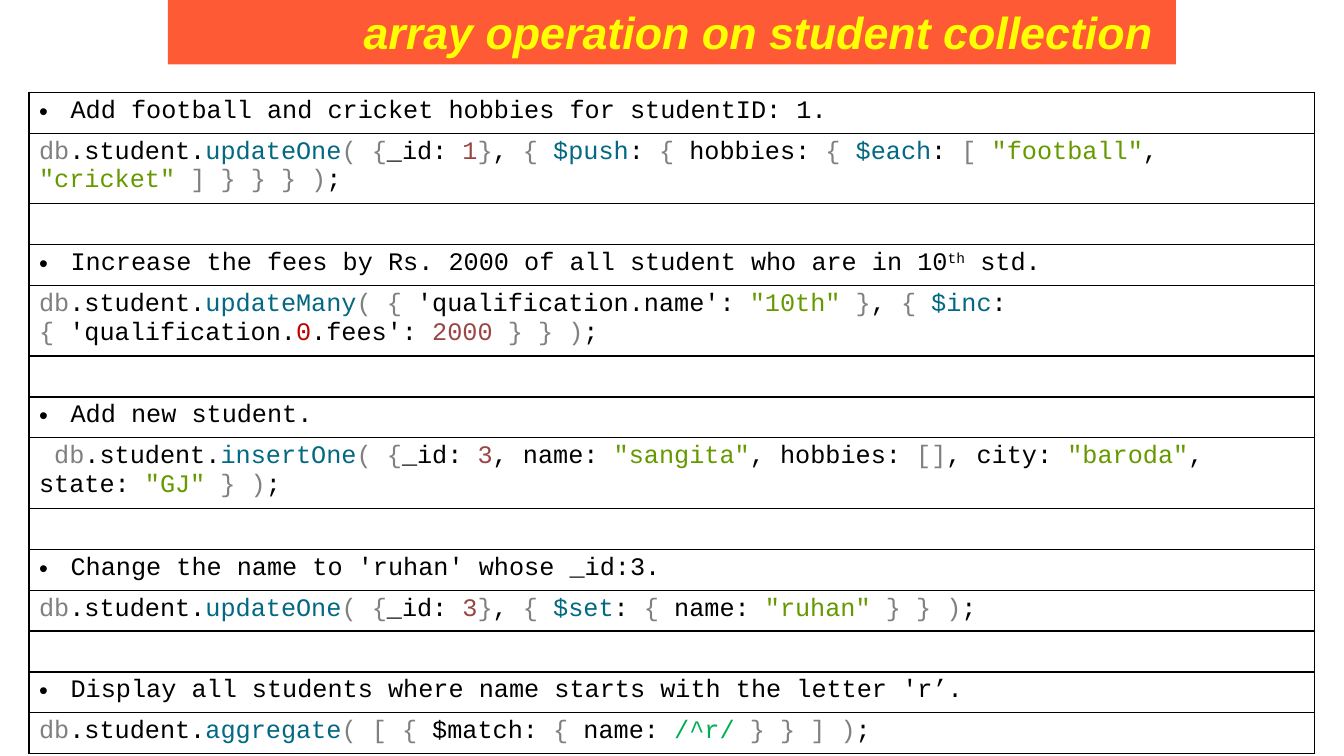
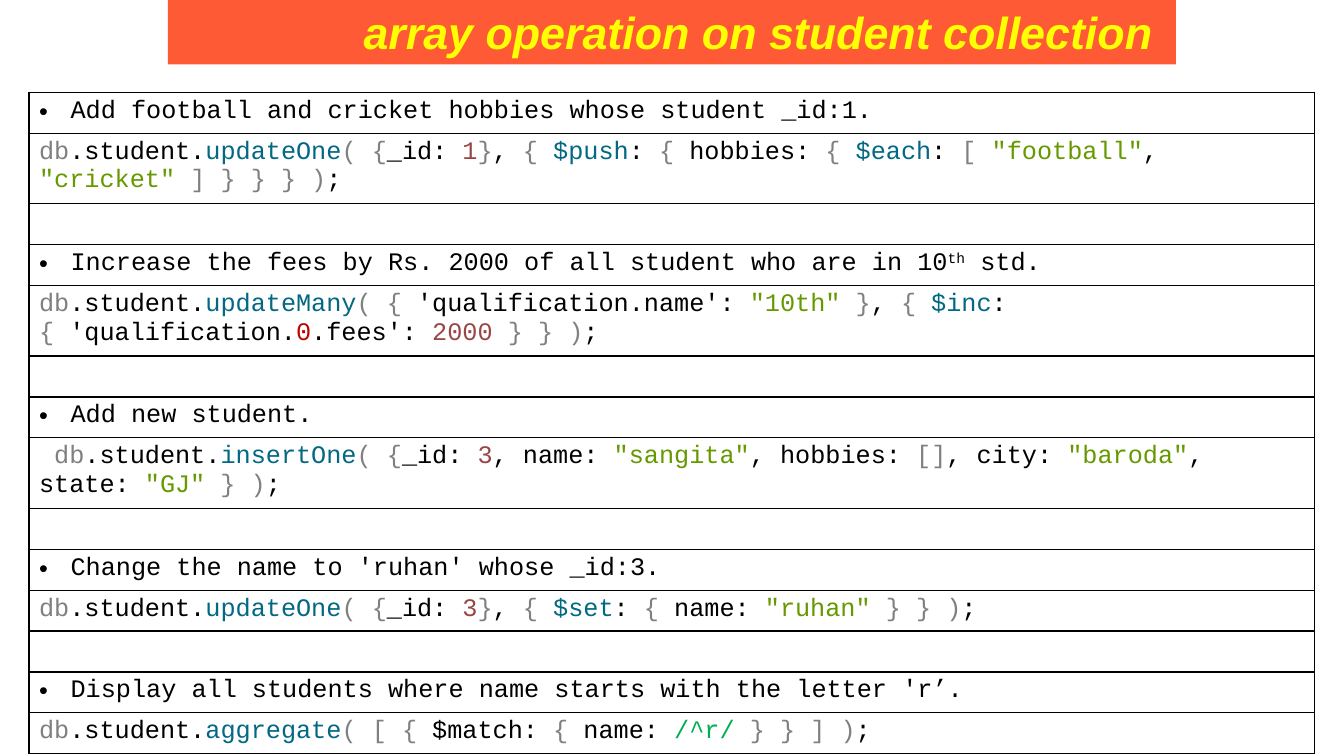
Before and after one commit to Saleel-Bagde/PPT-s, a slide deck: slide 205 of MongoDB PPT.pptx (slide 203 before the commit). Drawn at 1344x756 pixels with LibreOffice and Linux fonts; fonts in the diff are those of the drawing. Boxes give left, top, right and bottom in pixels: in the first picture for what was removed or moved away, otherwise in the second. Text is boxed around its words. In the diff, an @@ line names an element or a change of style, - is before the commit and + after.

```diff
--- a/MongoDB PPT.pptx
+++ b/MongoDB PPT.pptx
@@ table at (29,93,1316,754) @@
-row 1, column 1: Add football and cricket hobbies for studentID: 1.
+row 1, column 1: Add football and cricket hobbies whose student _id:1.
```
Also in this commit, not shown: 4 other slides changed, 2 slides added.
